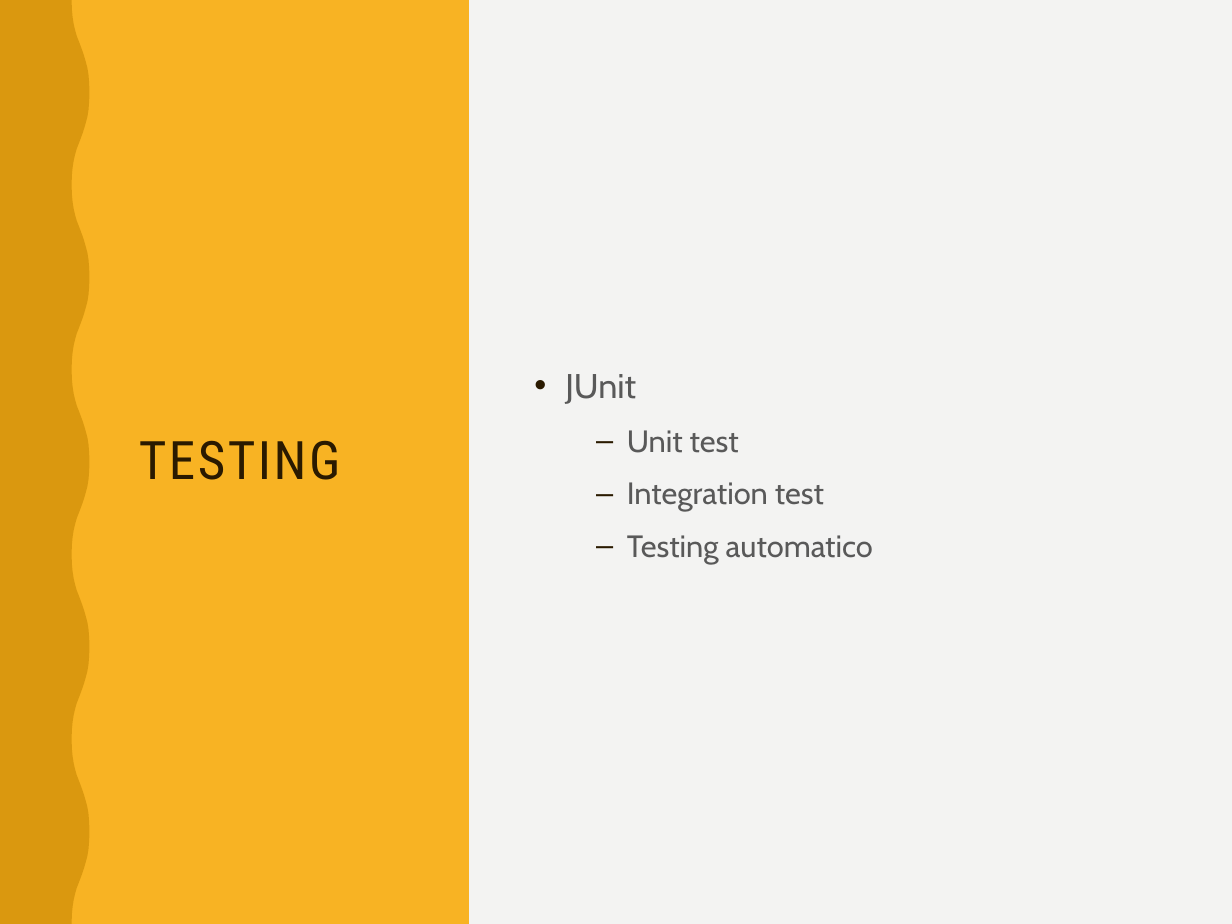
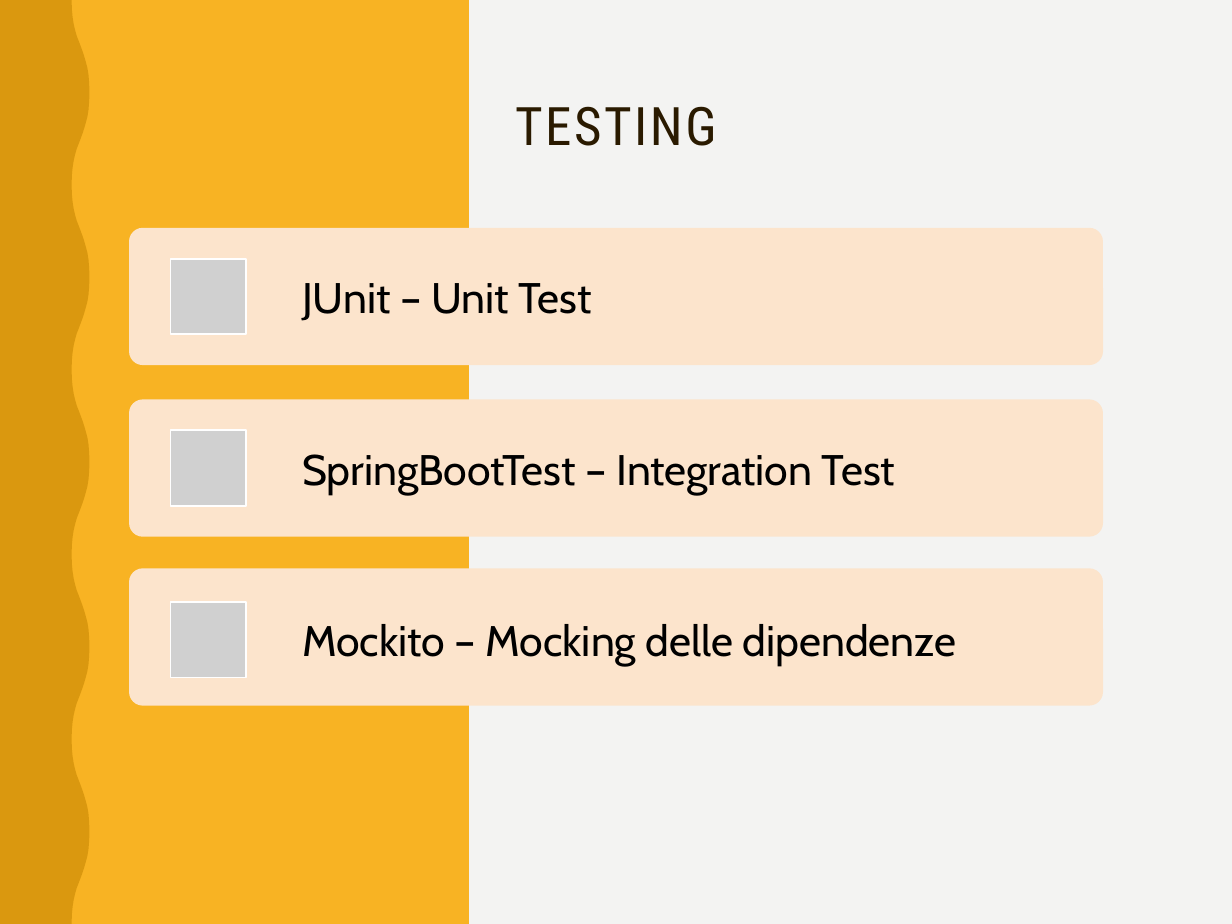
Before and after one commit to RiccardoSC2050/Progetto-ingegneria-del-software_1092954_1092457, a slide deck: slide 46 of presentazione/pw/Presentazione_Progetto_Ingegneria_Software(1).pptx (slide 29 before the commit). Drawn at 1232x924 pixels with LibreOffice and Linux fonts; fonts in the diff are those of the drawing; grey boxes stand for pictures. Boxes give left, top, right and bottom in pixels: in the first picture for what was removed or moved away, otherwise in the second. Text is boxed around its words. In the diff, an @@ line names an element or a change of style, - is before the commit and + after.

```diff
--- a/presentazione/pw/Presentazione_Progetto_Ingegneria_Software(1).pptx
+++ b/presentazione/pw/Presentazione_Progetto_Ingegneria_Software(1).pptx
@@ text "TESTING": place and size @@
-text "TESTING" at (139,440,341,480)
+text "TESTING" at (515,106,717,146)
@@ text "TESTING" at (515,106,717,146): alignment left to centre @@
@@ text removed at (565,374,873,564) @@
-• JUnit
-  – Unit test
-  – Integration test
-  – Testing automatico
@@ group added at (129,228,1104,705): 3 rounded rectangles, 3 pictures, 3 texts @@
+JUnit – Unit Test
+SpringBootTest – Integration Test
+Mockito – Mocking delle dipendenze
```
Also in this commit, not shown: 3 other slides changed, 23 slides added, 2 slides removed, 5 other files.
